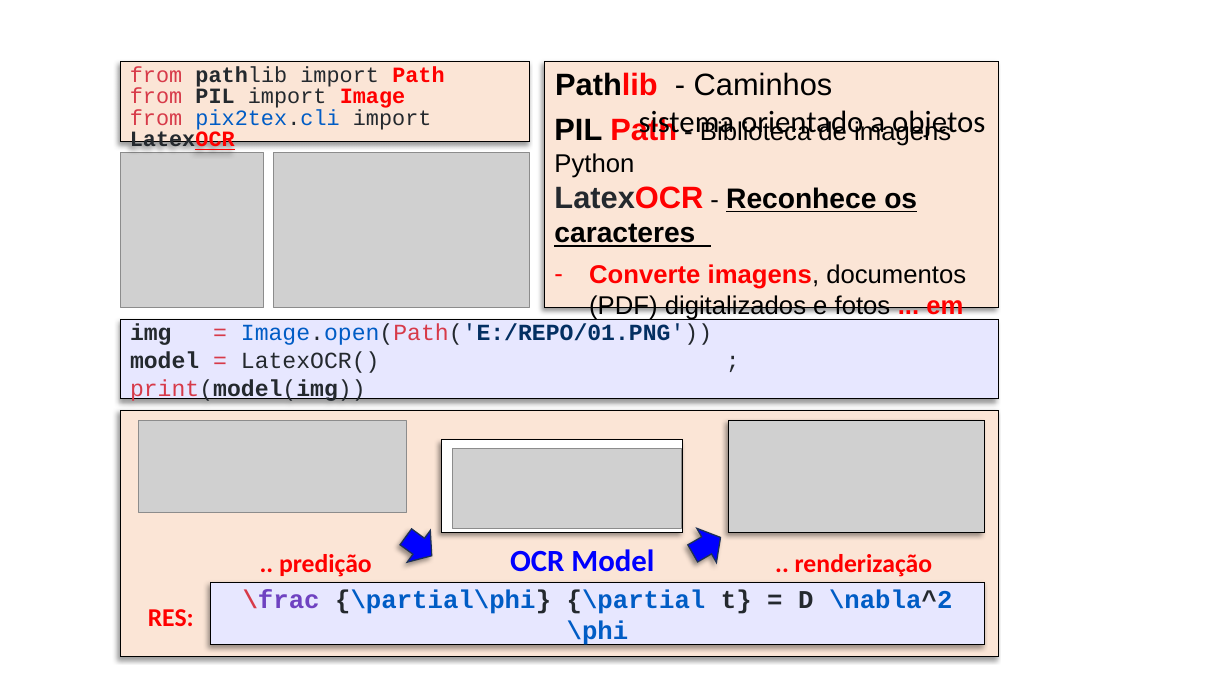
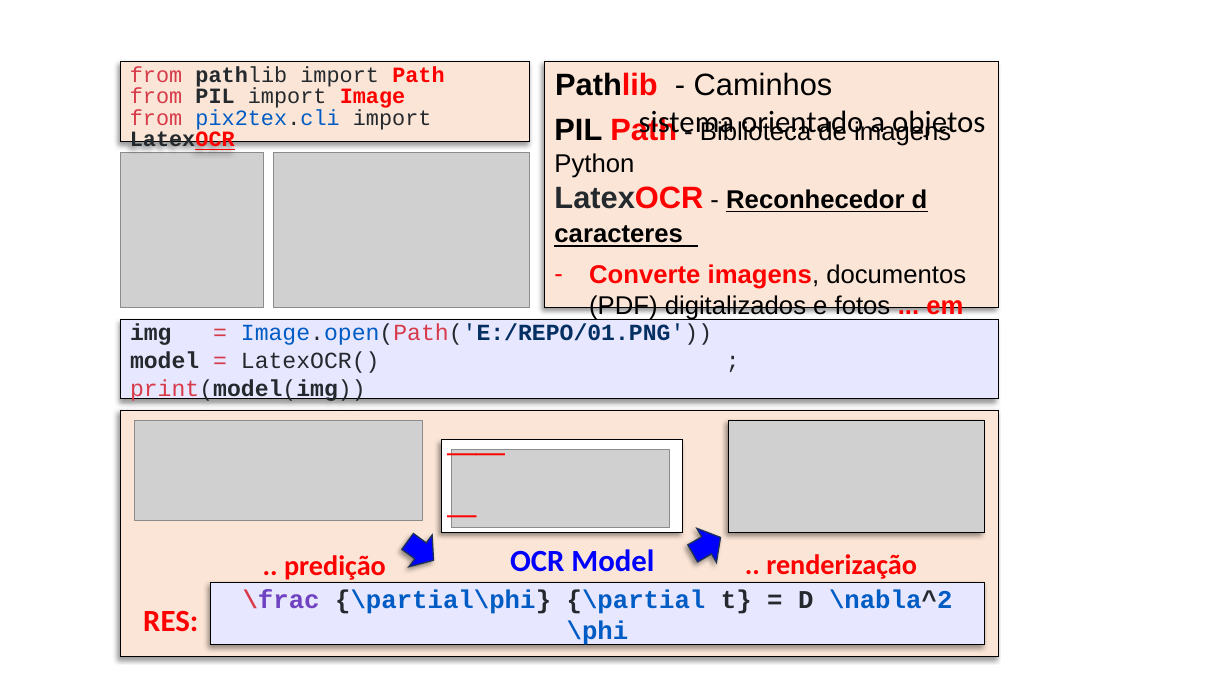
Before and after one commit to grossiRM/CDF_ON, a slide deck: slide 1 of 05_Linkedin_Posts/01_Latex.pptx. Drawn at 1232x693 pixels with LibreOffice and Linux fonts; fonts in the diff are those of the drawing; grey boxes stand for pictures. Boxes give left, top, right and bottom in pixels: in the first picture for what was removed or moved away, otherwise in the second. Text is boxed around its words. In the diff, an @@ line names an element or a change of style, - is before the commit and + after.

```diff
--- a/05_Linkedin_Posts/01_Latex.pptx
+++ b/05_Linkedin_Posts/01_Latex.pptx
@@ text at <box>554,186,928,247</box>: text changed; size 22 to 20 pt @@
-LatexOCR - Reconhece os caracteres
+LatexOCR - Reconhecedor d caracteres
@@ picture: place and size @@
-picture at <box>139,421,406,513</box>
+picture at <box>134,421,422,520</box>
@@ picture: place and size @@
-picture at <box>453,448,682,528</box>
+picture at <box>452,449,670,528</box>
@@ text added at <box>447,481,532,521</box>, 40 pt, text #FF0000, bold @@
+___
@@ right arrow: place and size @@
-right arrow at <box>394,521,444,572</box>
+right arrow at <box>396,526,446,577</box>
@@ text ".. predição" at <box>284,555,386,580</box>: size 20 to 22 pt; alignment left to right @@
@@ text ".. renderização": place and size @@
-text ".. renderização" at <box>795,554,932,577</box>
+text ".. renderização" at <box>766,554,917,579</box>
@@ text ".. renderização" at <box>766,554,917,579</box>: size 20 to 22 pt @@
@@ text "RES:" at <box>143,611,198,632</box>: size 20 to 24 pt @@
```
Also in this commit, not shown: 1 slide removed, 24 other files.
